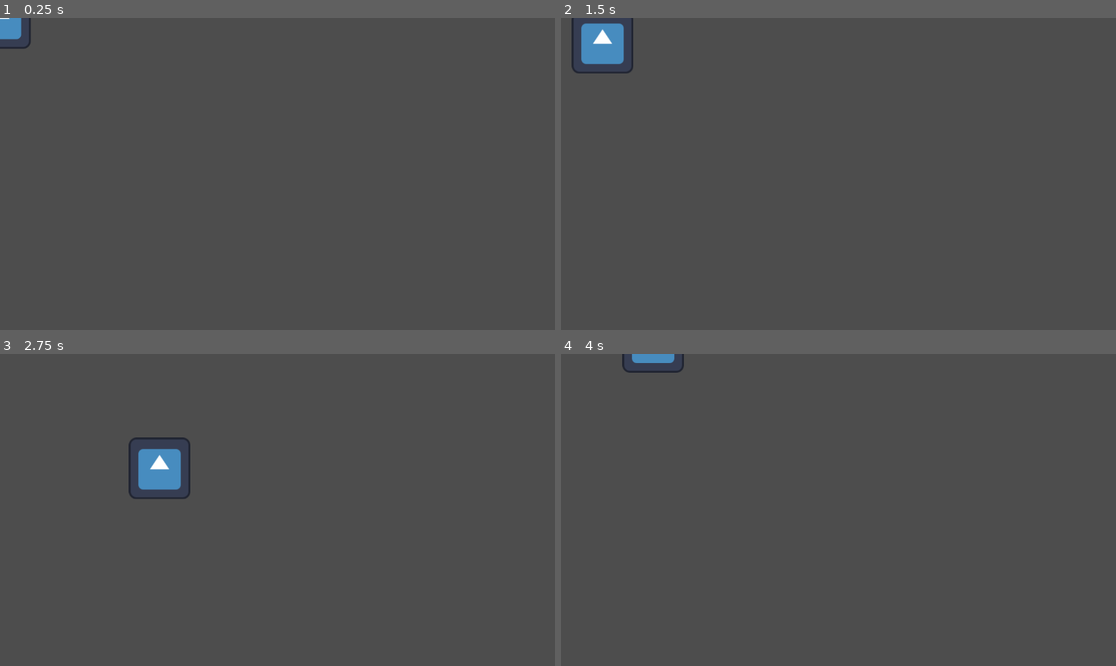
Above: before the commit, frames 1-4 (two rows, left to right).
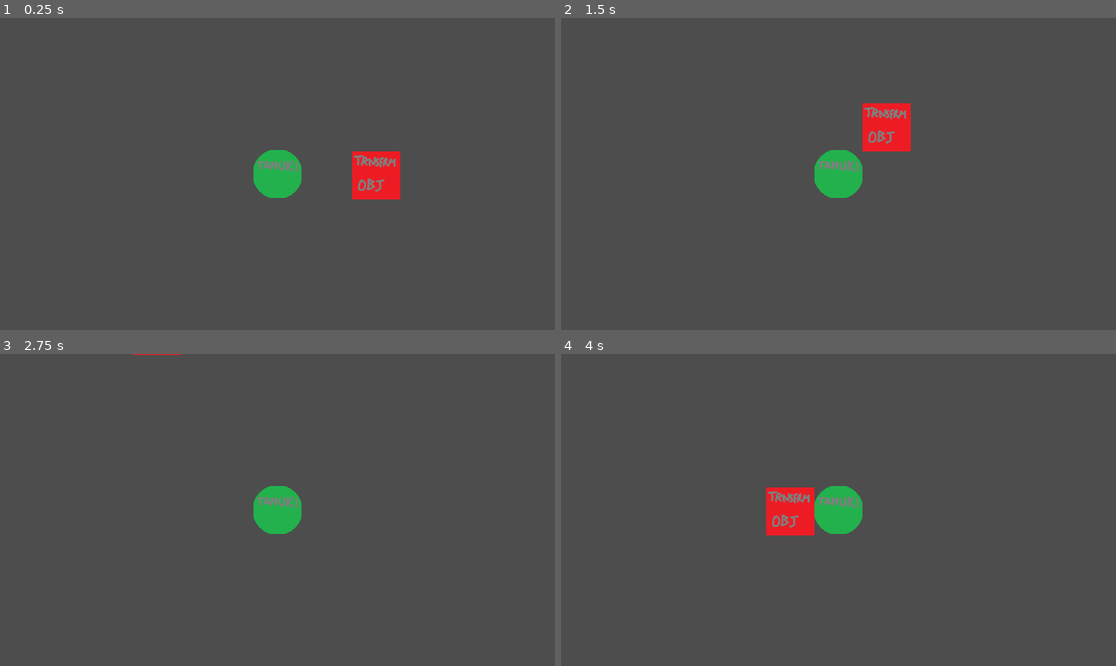
Above: after the commit, the same moments.

Repository: FinalExa/Tanuki
Game: Godot game, scene res://_Scenes/player_transform_test.tscn
Two runs of this game, one before a commit and one after it. Both use one fixed random seed, a clock stepped at 60 frames per second and the inputs below. Before the commit the project starts from res://Scenes/player_transform_test.tscn. The engine's default icon, where the game draws it, is replaced by a stand-in: a white triangle on a blue panel in a dark square.
Inputs:
- Up to frame 1 (0.25 s): no input
- Up to frame 2 (1.5 s): tap Enter at 0.5 s; hold D (right) 0.53-1.28 s; hold S (down) from 1.28 s (still down)
- Up to frame 3 (2.75 s): release S (down) at 2.03 s; hold D (right) from 2.03 s (still down)
- Up to frame 4 (4 s): release D (right) at 2.78 s; hold W (up) 2.78-3.53 s; hold A (left) from 3.53 s (still down)

The runs differ from the first frame. In frame 1, 2.8% of the frame differs, in the area x 0-73%, y 0-59%; in frame 2, 3.7%, in the area x 1-64%, y 0-58%; in frame 3, 2.5%; in frame 4, 2.8%.

Commit message:
Start to transformation setup

Diff:
--- /dev/null
+++ b/PlayerCharacter/PlayerCharacter.tscn
@@ -0,0 +1,20 @@
+[gd_scene load_steps=4 format=3 uid="uid://dvqsbkk55uw2f"]
+
+[ext_resource type="Script" path="res://PlayerCharacter/Scripts/CharacterMovement.gd" id="1_ulxk8"]
+[ext_resource type="Texture2D" uid="uid://dyiale1jrkaxh" path="res://PlayerCharacter/Sprites/PlayerSprite.png" id="2_qjwsv"]
+
+[sub_resource type="CircleShape2D" id="CircleShape2D_nxjry"]
+radius = 50.01
+
+[node name="PlayerCharacter" type="CharacterBody2D"]
+script = ExtResource("1_ulxk8")
+accelerationPerSecond = 2000
+defaultMaxSpeed = 500
+
+[node name="CollisionShape2D" type="CollisionShape2D" parent="."]
+shape = SubResource("CircleShape2D_nxjry")
+
+[node name="Sprite2D" type="Sprite2D" parent="."]
+texture = ExtResource("2_qjwsv")
+
+[node name="Camera2D" type="Camera2D" parent="."]
--- a/Scenes/player_transform_test.tscn
+++ /dev/null
@@ -1,19 +0,0 @@
-[gd_scene load_steps=4 format=3 uid="uid://d34wwl7yqbe5r"]
-
-[ext_resource type="Script" path="res://Scenes/CharacterMovement.gd" id="1_eiubd"]
-[ext_resource type="Texture2D" uid="uid://dn7bqp3hsgrfj" path="res://icon.svg" id="2_qyh8c"]
-
-[sub_resource type="CircleShape2D" id="CircleShape2D_nxjry"]
-
-[node name="PlayerTransformTest" type="Node2D"]
-
-[node name="CharacterBody2D" type="CharacterBody2D" parent="."]
-script = ExtResource("1_eiubd")
-accelerationPerSecond = 300
-defaultMaxSpeed = 350
-
-[node name="CollisionShape2D" type="CollisionShape2D" parent="CharacterBody2D"]
-shape = SubResource("CircleShape2D_nxjry")
-
-[node name="Sprite2D" type="Sprite2D" parent="CharacterBody2D"]
-texture = ExtResource("2_qyh8c")
--- /dev/null
+++ b/TransformationObjects/TriggerArea.gd
@@ -0,0 +1,14 @@
+extends Area2D
+
+var  playerIsIn
+
+func _ready():
+	print(playerIsIn)
+
+func _on_body_entered(body):
+	playerIsIn = true
+	print(playerIsIn)
+
+func _on_body_exited(body):
+	playerIsIn = false
+	print(playerIsIn)
--- /dev/null
+++ b/TransformationObjects/transformation_object.tscn
@@ -0,0 +1,27 @@
+[gd_scene load_steps=5 format=3 uid="uid://dkix8gwtvv1ki"]
+
+[ext_resource type="Texture2D" uid="uid://b1c75rfnpya55" path="res://TransformationObjects/Sprites/transformObject.png" id="1_qk2ye"]
+[ext_resource type="Script" path="res://TransformationObjects/TriggerArea.gd" id="2_aq3f5"]
+
+[sub_resource type="RectangleShape2D" id="RectangleShape2D_3gx12"]
+size = Vector2(100, 100)
+
+[sub_resource type="RectangleShape2D" id="RectangleShape2D_10nd7"]
+size = Vector2(144, 144)
+
+[node name="TransformationObject" type="StaticBody2D"]
+
+[node name="CollisionShape2D" type="CollisionShape2D" parent="."]
+shape = SubResource("RectangleShape2D_3gx12")
+
+[node name="Sprite2D" type="Sprite2D" parent="."]
+texture = ExtResource("1_qk2ye")
+
+[node name="TriggerArea" type="Area2D" parent="."]
+script = ExtResource("2_aq3f5")
+
+[node name="CollisionShape2D" type="CollisionShape2D" parent="TriggerArea"]
+shape = SubResource("RectangleShape2D_10nd7")
+
+[connection signal="body_entered" from="TriggerArea" to="TriggerArea" method="_on_body_entered"]
+[connection signal="body_exited" from="TriggerArea" to="TriggerArea" method="_on_body_exited"]
--- /dev/null
+++ b/_Scenes/player_transform_test.tscn
@@ -0,0 +1,11 @@
+[gd_scene load_steps=3 format=3 uid="uid://d34wwl7yqbe5r"]
+
+[ext_resource type="PackedScene" uid="uid://dvqsbkk55uw2f" path="res://PlayerCharacter/PlayerCharacter.tscn" id="1_lxk7a"]
+[ext_resource type="PackedScene" uid="uid://dkix8gwtvv1ki" path="res://TransformationObjects/transformation_object.tscn" id="2_67gti"]
+
+[node name="PlayerTransformTest" type="Node2D"]
+
+[node name="PlayerCharacter" parent="." instance=ExtResource("1_lxk7a")]
+
+[node name="TransformationObject" parent="." instance=ExtResource("2_67gti")]
+position = Vector2(205, 3)
--- a/project.godot
+++ b/project.godot
@@ -11,7 +11,7 @@
 [application]
 
 config/name="Tanuki"
-run/main_scene="res://Scenes/player_transform_test.tscn"
+run/main_scene="res://_Scenes/player_transform_test.tscn"
 config/features=PackedStringArray("4.1", "Forward Plus")
 config/icon="res://icon.svg"
 
Renamed: Scenes/CharacterMovement.gd -> PlayerCharacter/Scripts/CharacterMovement.gd
Binary file added: PlayerCharacter/Sprites/PlayerSprite.png
Not shown, added: PlayerCharacter/Sprites/PlayerSprite.png.import
Binary file added: TransformationObjects/Sprites/transformObject.png
Not shown, added: TransformationObjects/Sprites/transformObject.png.import
